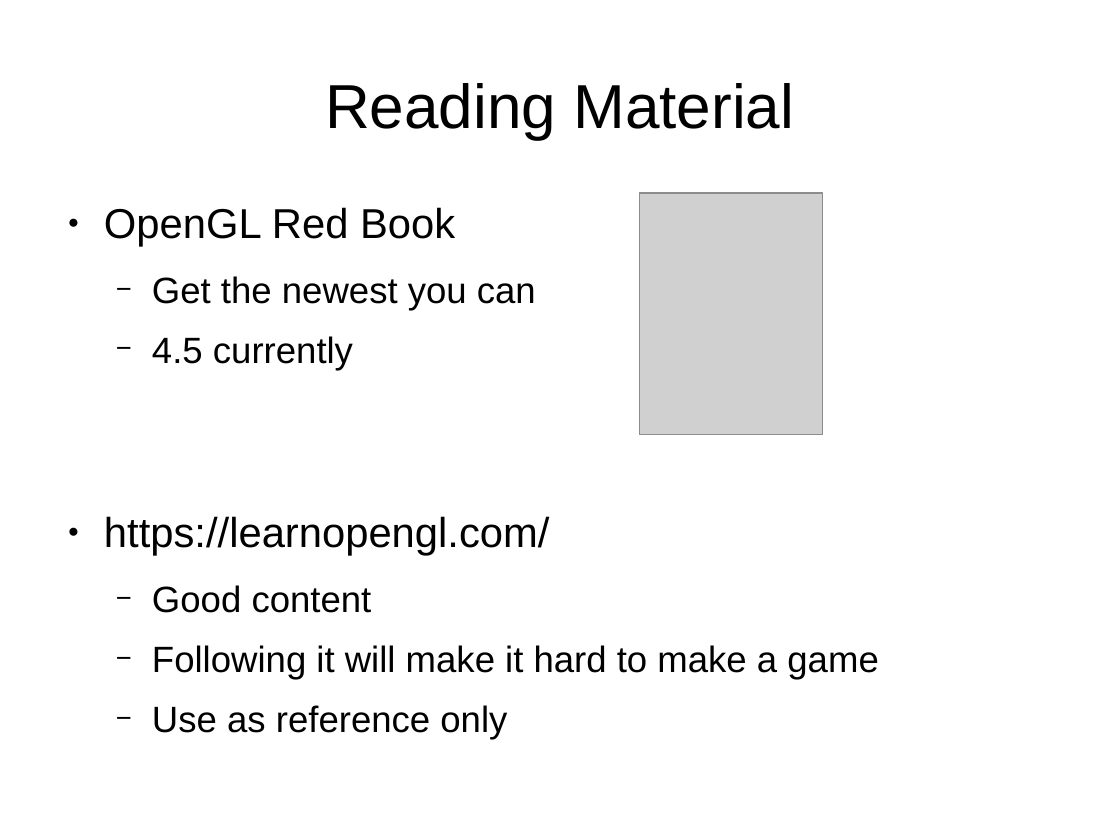
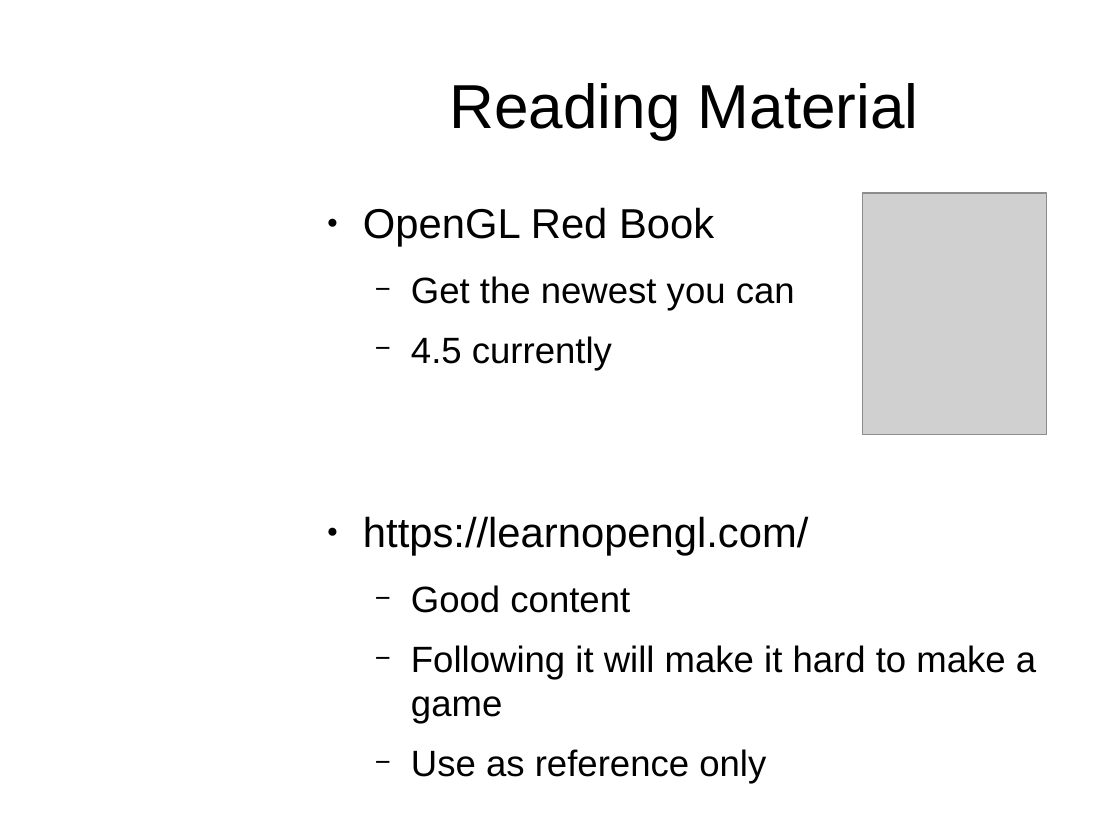
Before and after one commit to osen/creativelabs, a slide deck: slide 24 of 3dgp/3dgp-lec1.odp (slide 22 before the commit). Drawn at 1120x840 pixels with LibreOffice and Linux fonts; fonts in the diff are those of the drawing; grey boxes stand for pictures; background and template pictures are left out. Boxes give left, top, right and bottom in pixels: in the first picture for what was removed or moved away, otherwise in the second. Text is boxed around its words. In the diff, an @@ line names an element or a change of style, - is before the commit and + after.

```diff
--- a/3dgp/3dgp-lec1.odp
+++ b/3dgp/3dgp-lec1.odp
@@ title "Reading Material": place and size @@
-title "Reading Material" at (325, 83, 794, 139)
+title "Reading Material" at (449, 83, 919, 139)
@@ text "OpenGL Red Book" rewrapped from (104, 207, 878, 740) to (363, 207, 1036, 783) @@
@@ picture: place and size @@
-picture at (639, 193, 823, 435)
+picture at (863, 193, 1047, 435)
```
Also in this commit, not shown: 21 other slides changed, 3 slides added, 1 slide removed, 5 other files.
